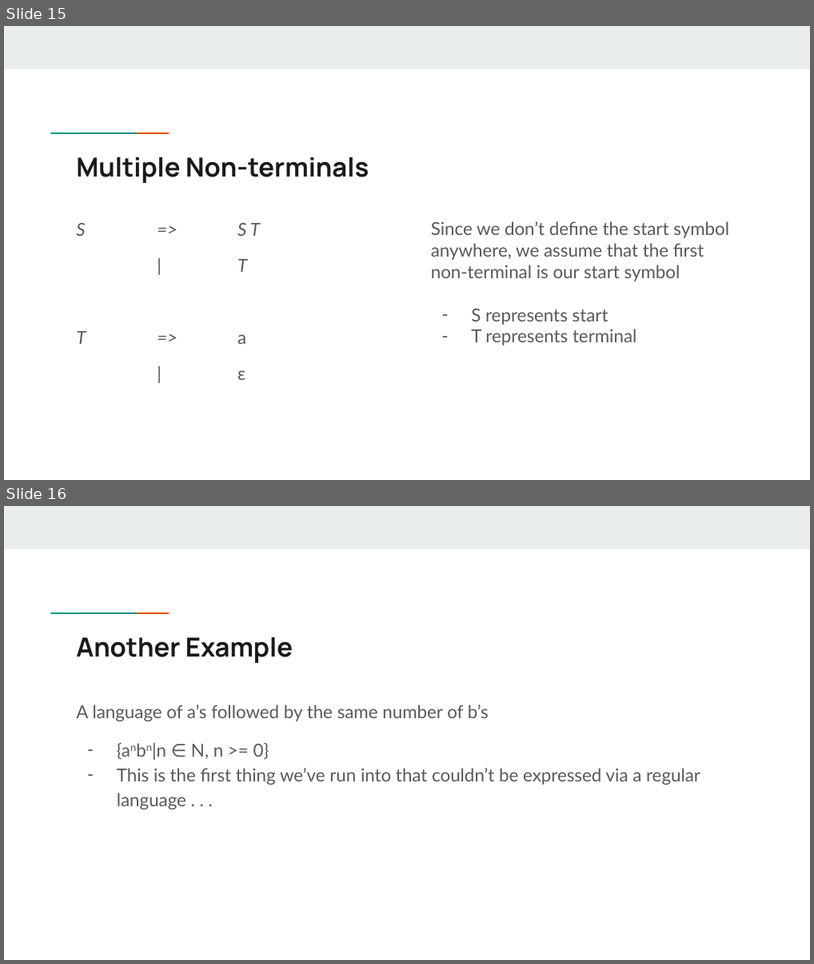
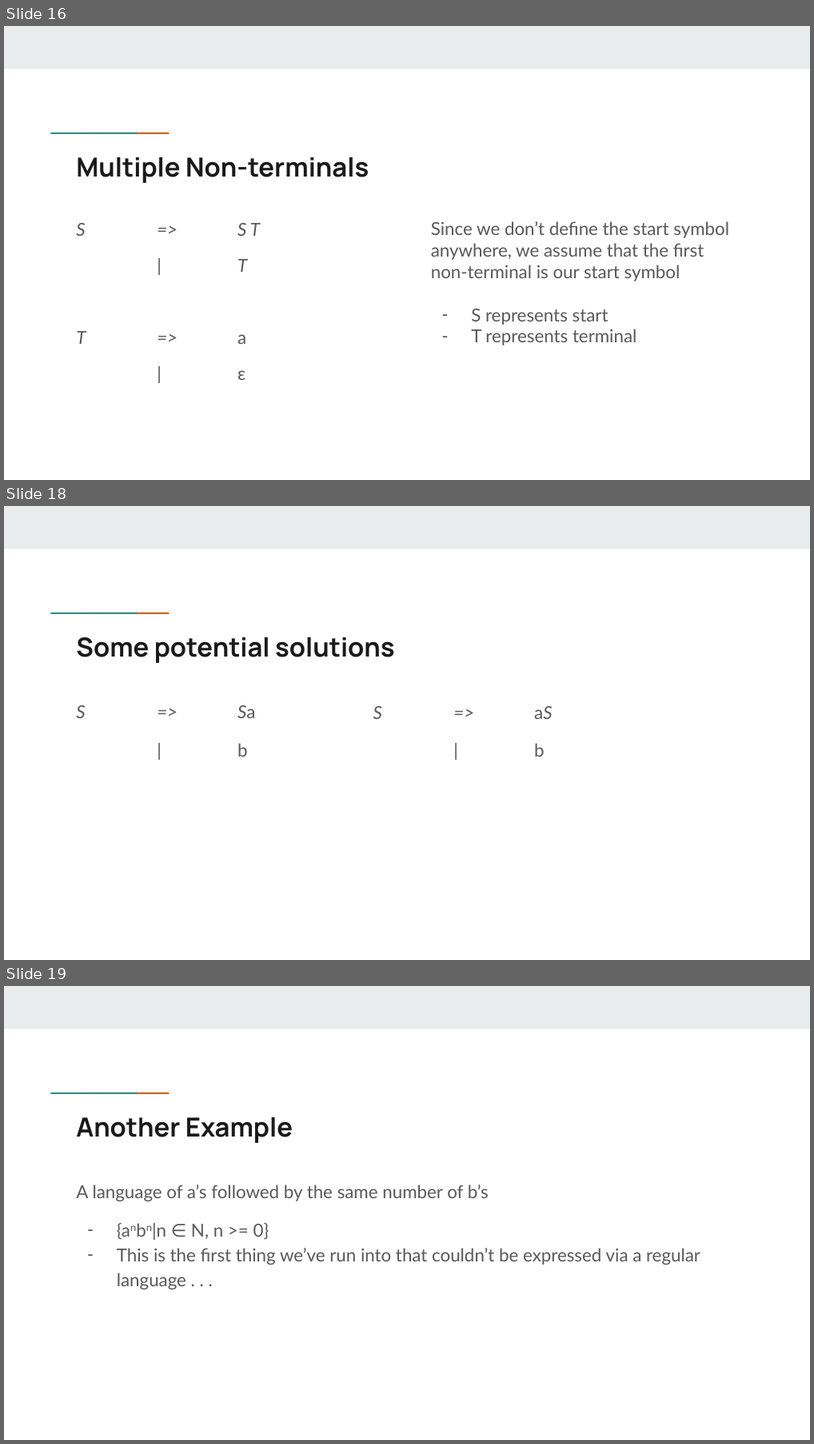
Before and after one commit to SoundWavesHello/ppl_summer_2026, a slide deck: lectures/week_2/Grammar.pptx. Shown one above the other, each under a label of ours: slides 15 and 16 before the commit, slides 16, 18 and 19 after it; the slides between them are not shown. The pictures are 814x964 and 814x1444 pixels, drawn with LibreOffice and Linux fonts; fonts in the diff are those of the drawing. Boxes give left, top, right and bottom in pixels: in the first picture for what was removed or moved away, otherwise in the second. Text is boxed around its words. In the diff, an @@ line names an element or a change of style, - is before the commit and + after.

```diff
--- a/lectures/week_2/Grammar.pptx
+++ b/lectures/week_2/Grammar.pptx
@@ slide 18 added at [4, 506, 810, 960], background #FFFFFF; not listed: 3 template elements that a slide beside it also shows @@
@@ title added at [76, 637, 395, 663], 23.4 pt, text #1A1A1A, bold @@
+Some potential solutions
@@ text added at [76, 705, 255, 756], 16 pt, text #595959, italic @@
+S => Sa
+| b
@@ text added at [374, 706, 552, 756], 16 pt, text #595959, italic @@
+S => aS
+| b
@@ what was slide 15 is now slide 16 @@
@@ what was slide 16 is now slide 19 @@
```
Also in this commit, not shown: 5 slides changed, 2 other slides added, 32 other files.
